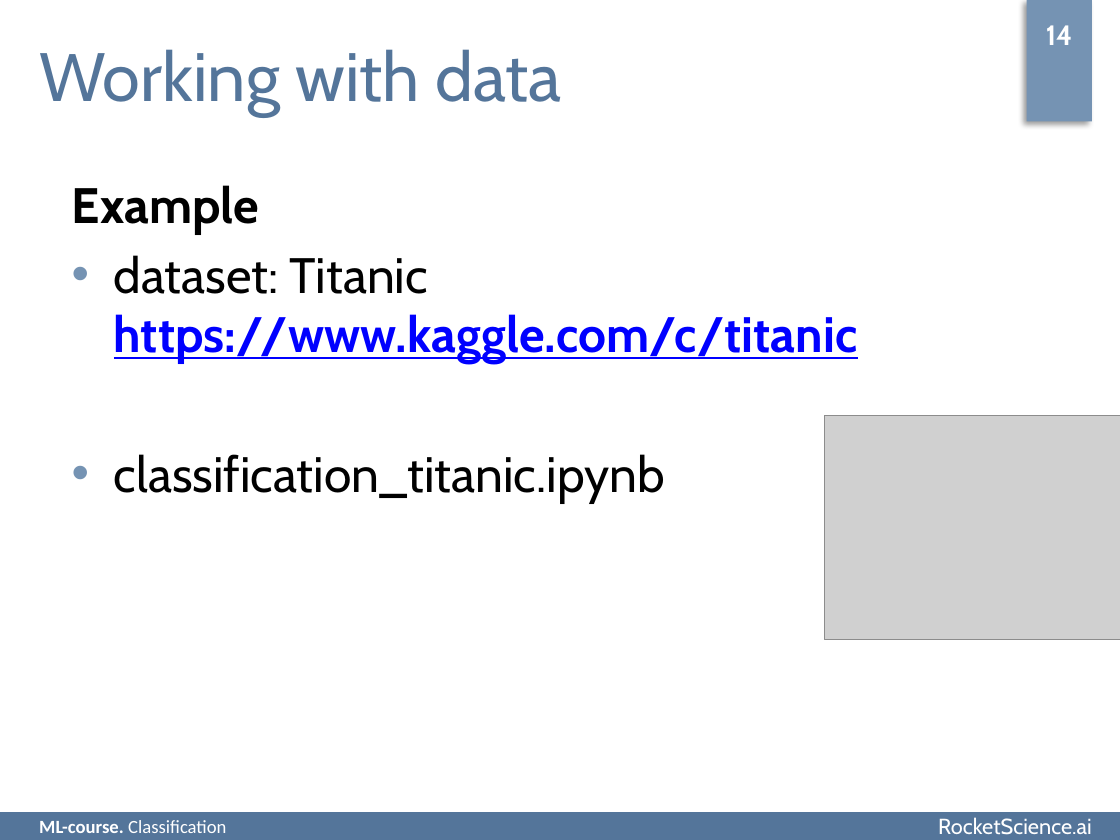
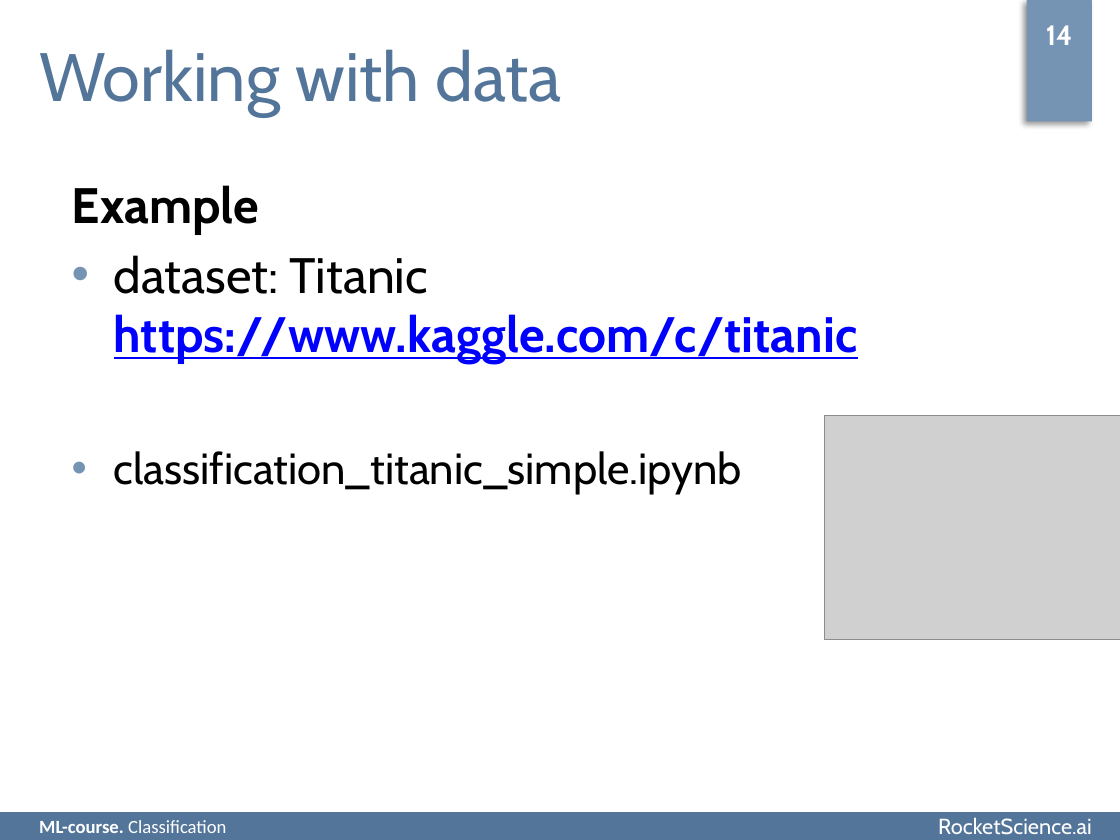
Before and after one commit to rjaffk/tensorby, a slide deck: slide 14 of lecture_classification/presentation/lecture_classification.pptx (slide 13 before the commit). Drawn at 1120x840 pixels with LibreOffice and Linux fonts; fonts in the diff are those of the drawing; grey boxes stand for pictures; background and template pictures are left out. Boxes give left, top, right and bottom in pixels: in the first picture for what was removed or moved away, otherwise in the second. Text is boxed around its words. In the diff, an @@ line names an element or a change of style, - is before the commit and + after.

```diff
--- a/lecture_classification/presentation/lecture_classification.pptx
+++ b/lecture_classification/presentation/lecture_classification.pptx
@@ text at (x1=114, y1=451, x2=742, y2=495): text changed; size 32 to 28 pt @@
-• classification_titanic.ipynb
+• classification_titanic_simple.ipynb
```
Also in this commit, not shown: 11 other slides changed, 1 slide added, 5 other files.
